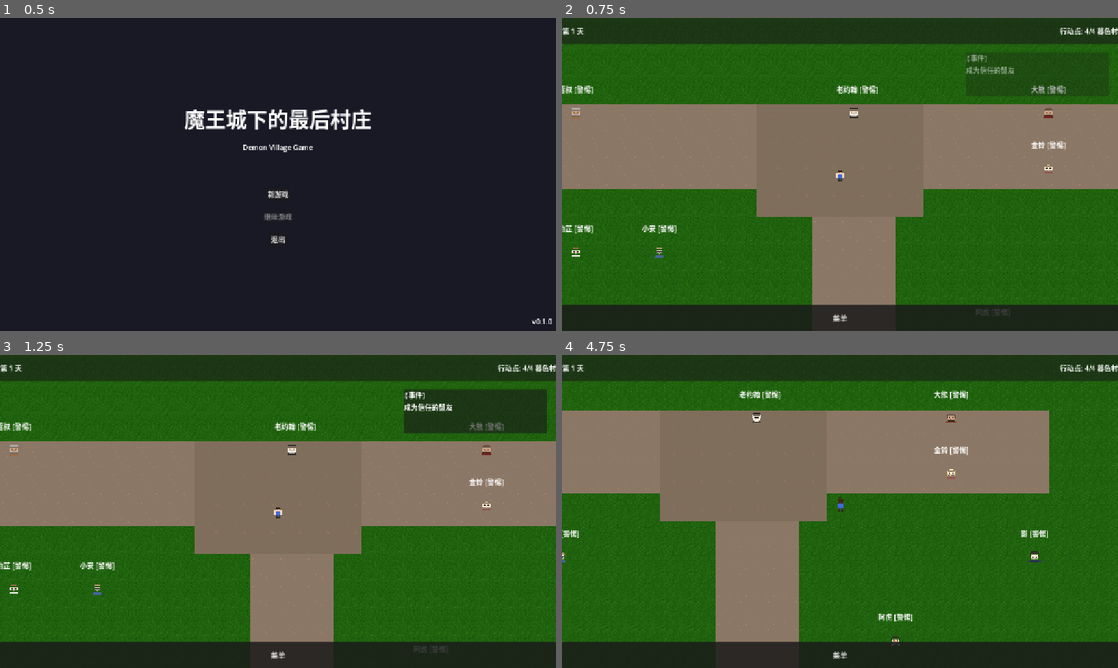
Above: before the commit, frames 1-4 (two rows, left to right).
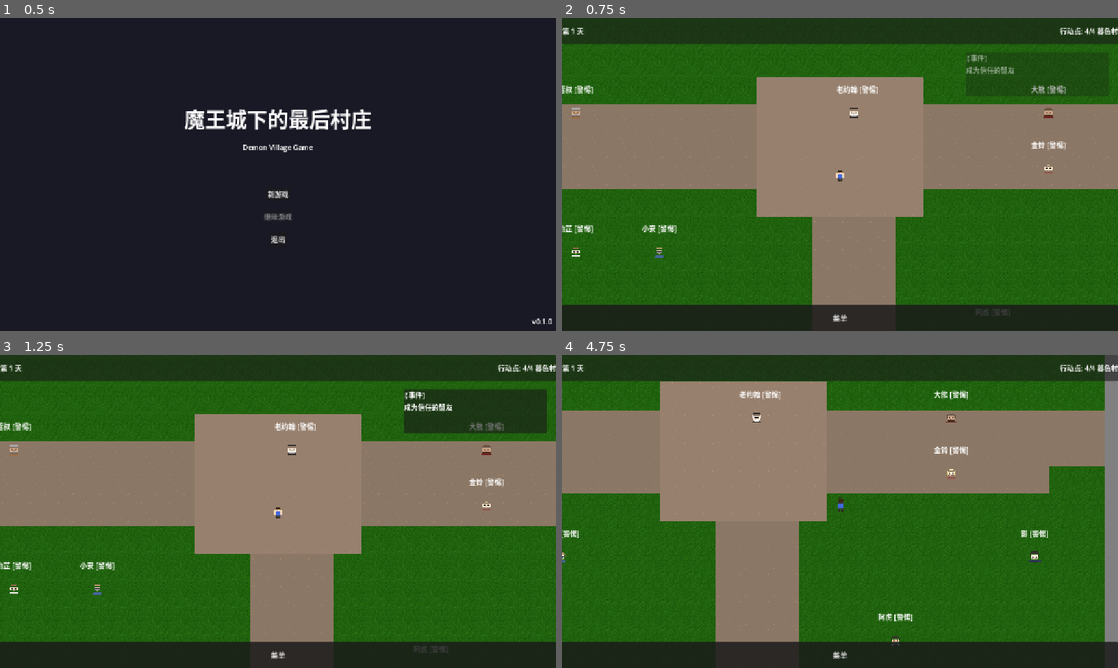
Above: after the commit, the same moments.

Repository: JCVBoss/demon_village_game
Game: Godot game, scene res://scenes/Main.tscn
Same seed, same stepped clock (60 frames per second), same inputs: the game is played once before the commit and once after it.
Inputs:
- Up to frame 1 (0.5 s): no input
- Up to frame 2 (0.75 s): click "新游戏" at 0.5 s
- Up to frame 3 (1.25 s): no input
- Up to frame 4 (4.75 s): click "菜单" at 1.25 s; tap Enter (ui_accept) at 2, 2.27, 3.02, 4.52 s; hold D (move_right) 2.03-2.78 s; tap E (interact) at 2.1, 3.6 s; hold S (move_down) 2.78-3.53 s; tap Shift (run) at 2.85, 4.35 s; hold D (move_right) 3.53-4.28 s; hold W (move_up) from 4.28 s (still down)

Frame 1 is identical in both runs. In frame 2, 2.7% of the frame differs, in the area x 35-65%, y 18-64%; in frame 3, 2.7%; in frame 4, 7.0%, in the area x 17-100%, y 0-100%.

Commit message:
feat: 完善地图地面布局（道路系统、边界树木）
按设计文档布局草图实现：
- 道路系统：东西向主干道 + 南北向主干道 + 广场 + 村南门
- 边界系统：北边界、东西边界、南边界两侧树木
- 支路连接：铁匠铺前、酒馆前

新增 TileMapLayer：
- Decorations (z=-2) 地面装饰
- Borders (z=-1) 边界树木

Co-Authored-By: Claude <noreply@anthropic.com>

Diff:
--- a/code/scenes/locations/Village.tscn
+++ b/code/scenes/locations/Village.tscn
@@ -39,10 +39,18 @@
 tile_set = ExtResource("9_tileset")
 z_index = -5
 
+[node name="Decorations" type="TileMapLayer" parent="TileMapRoot"]
+tile_set = ExtResource("9_tileset")
+z_index = -2
+
+[node name="Borders" type="TileMapLayer" parent="TileMapRoot"]
+tile_set = ExtResource("9_tileset")
+z_index = -1
+
 [node name="YSortRoot" type="Node2D" parent="."]
 y_sort_enabled = true
 
-[node name="Decorations" type="Node2D" parent="YSortRoot"]
+[node name="SpritesDecorations" type="Node2D" parent="YSortRoot"]
 
 [node name="Buildings" type="Node2D" parent="YSortRoot"]
 
--- a/code/scripts/locations/Village.gd
+++ b/code/scripts/locations/Village.gd
@@ -9,14 +9,16 @@
 @export var village_name: String = "暮色村"
 
 # ==================== 节点引用 ====================
-# 地面层 (TileMap) - 不参与 Y-sorting，始终在底部
+# 地面层 (TileMap) - 不参与 Y-sorting
 @onready var ground_layer: TileMapLayer = $TileMapRoot/Ground
 @onready var roads_layer: TileMapLayer = $TileMapRoot/Roads
 @onready var water_layer: TileMapLayer = $TileMapRoot/Water
+@onready var borders_layer: TileMapLayer = $TileMapRoot/Borders
+@onready var decorations_layer: TileMapLayer = $TileMapRoot/Decorations
 
 # Y-sorting 层 - 建筑、装饰、NPC、玩家按 Y 坐标排序
 @onready var y_sort_root: Node2D = $YSortRoot
-@onready var decorations_container: Node2D = $YSortRoot/Decorations
+@onready var decorations_container: Node2D = $YSortRoot/SpritesDecorations
 @onready var buildings_container: Node2D = $YSortRoot/Buildings
 @onready var villagers_container: Node2D = $YSortRoot/Villagers
 @onready var player: CharacterBody2D = $YSortRoot/Player
@@ -64,7 +66,9 @@
 # TileSet 源索引 (与 VillageTileset.tres 一致)
 const SOURCE_GRASS: int = 0
 const SOURCE_ROADS: int = 1
+const SOURCE_BUILDINGS: int = 2
 const SOURCE_WATER: int = 3
+const SOURCE_BORDERS: int = 4
 
 # 事件触发器配置
 const TRIGGER_CONFIG_PATH: String = "res://resources/events/village_triggers.json"
@@ -88,6 +92,8 @@
 	# 生成地面和道路 (TileMap)
 	_generate_ground_layer()
 	_generate_roads_layer()
+	_generate_borders_layer()
+	_generate_decorations_layer()
 
 	# 生成村民
 	_spawn_villagers()
@@ -168,12 +174,11 @@
 # ==================== 地图生成 (TileMap 仅用于地面) ====================
 
 func _generate_ground_layer() -> void:
-	"""生成草地层 - 使用统一瓦片避免分界线"""
+	"""生成草地层 - 使用统一瓦片"""
 	if not ground_layer:
 		return
 
-	# 使用统一的草地瓦片样式，避免相邻瓦片有明显分界
-	# grass.png 是 4x4 atlas，使用 (0,0) 作为基础草地
+	# 使用统一的草地瓦片
 	var base_grass = Vector2i(0, 0)
 
 	for x in range(MAP_WIDTH):
@@ -184,26 +189,100 @@
 
 
 func _generate_roads_layer() -> void:
-	"""生成道路层 - 按设计文档"""
+	"""生成道路层 - 按设计文档布局草图"""
 	if not roads_layer:
 		return
 
-	# 东西向主干道 (3 瓦片宽，y=10-12)
+	# 道路瓦片样式
+	var road_normal = Vector2i(0, 0)  # 普通道路
+	var road_square = Vector2i(1, 0)  # 广场/交汇处道路
+
+	# ===== 东西向主干道 =====
+	# 从西侧 (x=4) 到东侧 (x=25)，3瓦片宽 (y=10,11,12)
 	for x in range(4, 26):
 		for y in range(10, 13):
-			roads_layer.set_cell(Vector2i(x, y), SOURCE_ROADS, Vector2i(0, 0))
-
-	# 南北向主干道 (3 瓦片宽，x=14-16)
-	for y in range(10, 20):
+			roads_layer.set_cell(Vector2i(x, y), SOURCE_ROADS, road_normal)
+
+	# ===== 南北向主干道 =====
+	# 从广场中心 (y=10) 向南到村南门 (y=22)，3瓦片宽 (x=14,15,16)
+	for y in range(13, 23):
 		for x in range(14, 17):
-			roads_layer.set_cell(Vector2i(x, y), SOURCE_ROADS, Vector2i(0, 0))
-
-	# 广场区域 (x=12-17, y=10-13)
+			roads_layer.set_cell(Vector2i(x, y), SOURCE_ROADS, road_normal)
+
+	# ===== 广场区域 =====
+	# 中央交汇广场，比普通道路稍大
+	# x=12-17 (6瓦片), y=9-13 (5瓦片)
 	for x in range(12, 18):
-		for y in range(10, 14):
-			roads_layer.set_cell(Vector2i(x, y), SOURCE_ROADS, Vector2i(2, 0))
+		for y in range(9, 14):
+			roads_layer.set_cell(Vector2i(x, y), SOURCE_ROADS, road_square)
+
+	# ===== 村南门区域 =====
+	# 通往森林的出口，x=13-17, y=22-23
+	for x in range(13, 18):
+		for y in range(22, 24):
+			roads_layer.set_cell(Vector2i(x, y), SOURCE_ROADS, road_square)
+
+	# ===== 支路连接 =====
+	# 铁匠铺前支路 (向西)
+	for x in range(1, 5):
+		for y in range(10, 12):
+			roads_layer.set_cell(Vector2i(x, y), SOURCE_ROADS, road_normal)
+
+	# 酒馆/商人行会前支路 (向东)
+	for x in range(26, 29):
+		for y in range(10, 12):
+			roads_layer.set_cell(Vector2i(x, y), SOURCE_ROADS, road_normal)
 
 	print("[Village] 道路系统生成完成")
+
+
+func _generate_borders_layer() -> void:
+	"""生成边界层 - 按设计文档（树木边界）"""
+	if not borders_layer:
+		return
+
+	var tree_tile = Vector2i(0, 0)  # 松树/边界树
+
+	# ===== 北边界 =====
+	# 行0-1，密集树木（黑潮方向）
+	for y in range(0, 2):
+		for x in range(MAP_WIDTH):
+			borders_layer.set_cell(Vector2i(x, y), SOURCE_BORDERS, tree_tile)
+
+	# ===== 西边界 =====
+	# 列0-1，树木边界
+	for x in range(0, 2):
+		for y in range(2, MAP_HEIGHT):
+			borders_layer.set_cell(Vector2i(x, y), SOURCE_BORDERS, tree_tile)
+
+	# ===== 东边界 =====
+	# 列28-29，树木边界
+	for x in range(28, 30):
+		for y in range(2, MAP_HEIGHT):
+			borders_layer.set_cell(Vector2i(x, y), SOURCE_BORDERS, tree_tile)
+
+	# ===== 南边界两侧 =====
+	# 村南门两侧的边界（中间是道路出口）
+	# 左侧 x=0-12, 右侧 x=18-29
+	for x in range(0, 13):
+		for y in range(24, 25):
+			borders_layer.set_cell(Vector2i(x, y), SOURCE_BORDERS, tree_tile)
+	for x in range(18, 30):
+		for y in range(24, 25):
+			borders_layer.set_cell(Vector2i(x, y), SOURCE_BORDERS, tree_tile)
+
+	print("[Village] 边界生成完成")
+
+
+func _generate_decorations_layer() -> void:
+	"""生成装饰物层 - 按设计文档"""
+	if not decorations_layer:
+		return
+
+	# 暂时用瓦片占位，等待美工 Sprite 资源
+	# 装饰物应该在 YSortRoot 中用 Sprite 渲染
+
+	print("[Village] 装饰物层待美工 Sprite 资源")
 
 
 # ==================== 建筑系统 (等待美工 Sprite 资源) ====================
